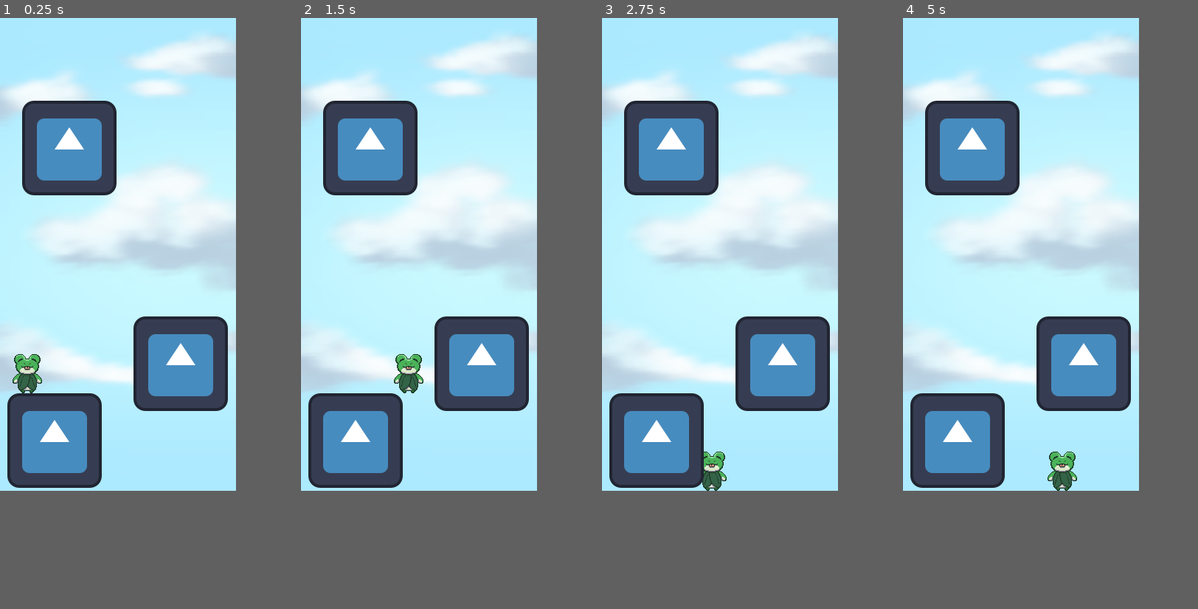
Above: before the commit, frames 1-4 (left to right).
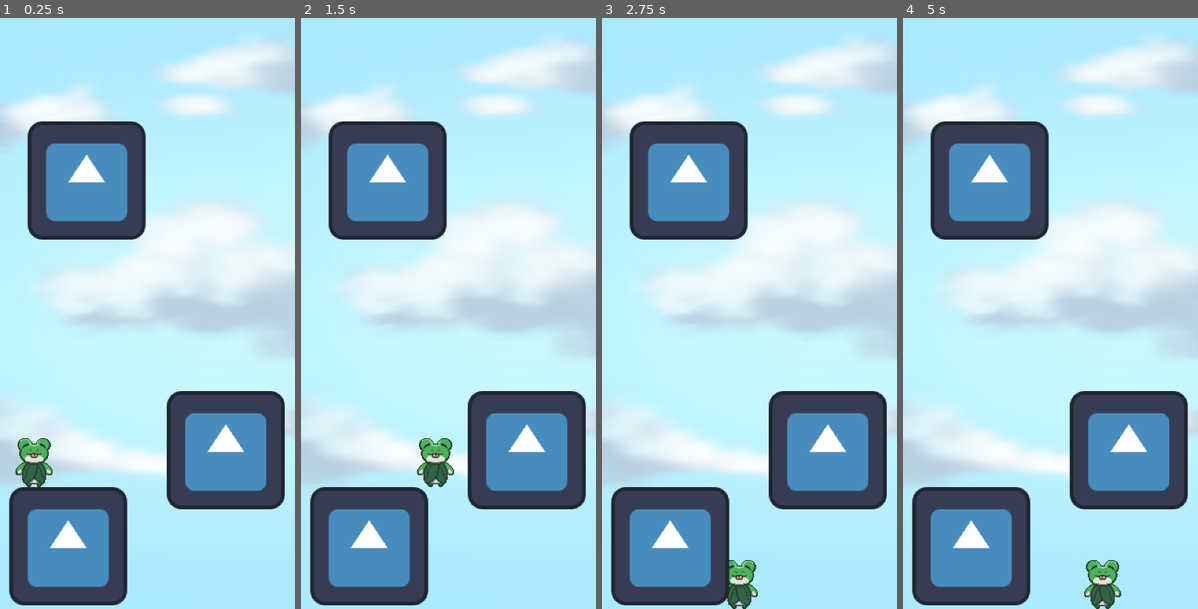
Above: after the commit, the same moments.

Repository: niko-niko-nom/jump-frog
Game: Godot game, scene res://scenes/Main.tscn
The game is run twice, just before and just after one commit, with the same random seed, the same clock (stepped at 60 frames per second) and the same inputs. The engine's default icon, where the game draws it, is replaced by a stand-in: a white triangle on a blue panel in a dark square.
Inputs:
- Up to frame 1 (0.25 s): no input
- Up to frame 2 (1.5 s): tap Enter at 0.5 s; hold D (right) from 0.53 s (still down); tap Space (jump) at 0.77 s
- Up to frame 3 (2.75 s): tap Space (jump) at 1.52 s; release D (right) at 2.03 s; hold A (left) from 2.03 s (still down)
- Up to frame 4 (5 s): release A (left) at 2.78 s; hold D (right) 2.78-4.28 s; tap Space (jump) at 3.02, 3.77, 4.52 s; hold A (left) from 4.28 s (still down)
In our replay, the window is 320x640 before the commit and 400x800 after it. These sizes can differ from the game's own. Grey fills any space a smaller window leaves; there, only what the larger window draws over its background counts as a difference.

The runs differ from the first frame. In frame 1, 67% of the frame differs, in the area x 0-100%, y 0-100%; in frame 2, 68%; in frame 3, 67%; in frame 4, 67%.

Commit message:
changed window size and scaling

Diff:
--- a/project.godot
+++ b/project.godot
@@ -17,8 +17,9 @@
 
 [display]
 
-window/size/viewport_width=320
-window/size/viewport_height=640
+window/size/viewport_width=640
+window/size/viewport_height=1280
+window/stretch/scale=2.0
 
 [input]
 
